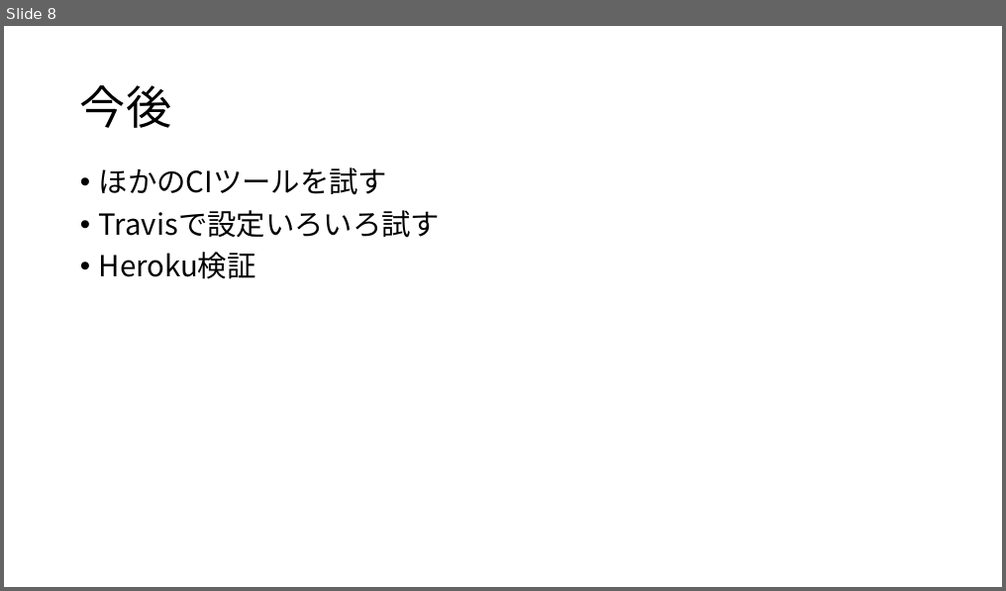
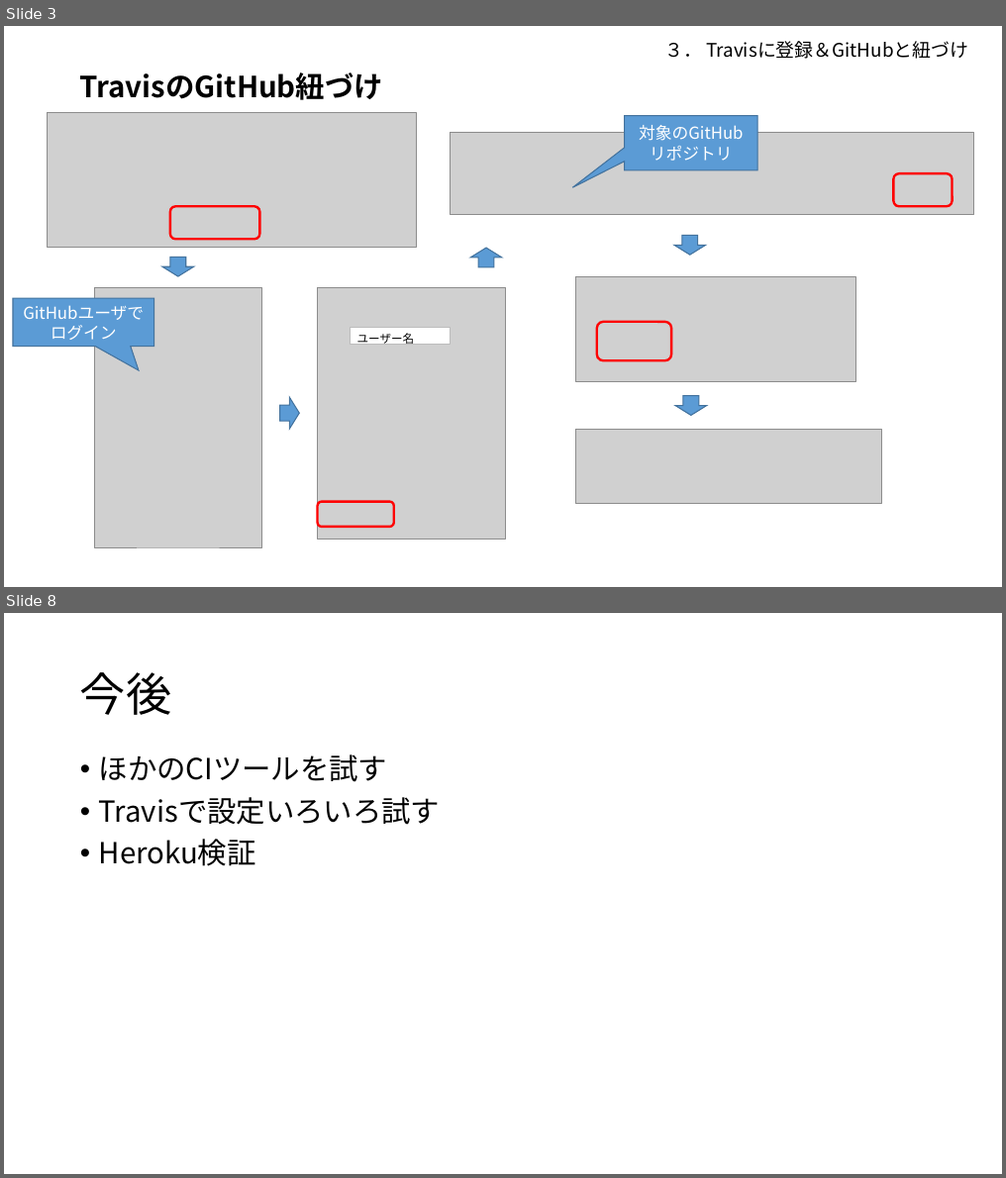
Before and after one commit to piyo-team-d1/pra1, a slide deck: memo/【TeamD】コミットからテストまで.pptx. Shown one above the other, each under a label of ours: slide 8 before the commit, slides 3 and 8 after it; the slides between them are not shown. The pictures are 1006x591 and 1006x1178 pixels, drawn with LibreOffice and Linux fonts; fonts in the diff are those of the drawing; grey boxes stand for pictures. Boxes give left, top, right and bottom in pixels: in the first picture for what was removed or moved away, otherwise in the second. Text is boxed around its words. In the diff, an @@ line names an element or a change of style, - is before the commit and + after.

```diff
--- a/memo/【TeamD】コミットからテストまで.pptx
+++ b/memo/【TeamD】コミットからテストまで.pptx
@@ slide 3 added at [4,26,1002,587], background #FFFFFF @@
@@ text added at [664,41,968,59], 18 pt, text #000000 @@
+３． Travisに登録＆GitHubと紐づけ
@@ title added at [80,73,383,100], 28 pt, text #000000, bold @@
+TravisのGitHub紐づけ
@@ picture added at [48,113,417,248] @@
@@ picture added at [450,132,973,214] @@
@@ speech box added at [625,116,757,171], fill #5B9BD5, outline #43739E 1 pt, 16 pt, text #FFFFFF @@
+対象のGitHub
+リポジトリ
@@ rounded rectangle added at [893,174,951,206], outline #FF0000 2.25 pt @@
@@ rounded rectangle added at [170,206,260,240], outline #FF0000 2.25 pt @@
@@ down arrow added at [162,258,194,276], fill #5B9BD5, outline #43739E 1 pt @@
@@ down arrow added at [470,248,502,267], fill #5B9BD5, outline #43739E 1 pt @@
@@ down arrow added at [674,236,706,255], fill #5B9BD5, outline #43739E 1 pt @@
@@ picture added at [94,287,261,548] @@
@@ picture added at [318,287,506,539] @@
@@ picture added at [576,276,856,382] @@
@@ speech box added at [13,298,154,347], fill #5B9BD5, outline #43739E 1 pt, 16 pt, text #FFFFFF @@
+GitHubユーザで
+ログイン
@@ rounded rectangle added at [597,322,672,361], outline #FF0000 2.25 pt @@
@@ rectangle added at [350,328,450,344], fill #FFFFFF, outline #BDBDBD 0.75 pt, 11 pt, text #000000 @@
+ユーザー名
@@ down arrow added at [279,397,299,429], fill #5B9BD5, outline #43739E 1 pt @@
@@ down arrow added at [675,396,707,415], fill #5B9BD5, outline #43739E 1 pt @@
@@ picture added at [576,430,882,503] @@
@@ rounded rectangle added at [318,502,394,527], outline #FF0000 2.25 pt @@
```
Also in this commit, not shown: 5 slides changed, 1 slide removed.
